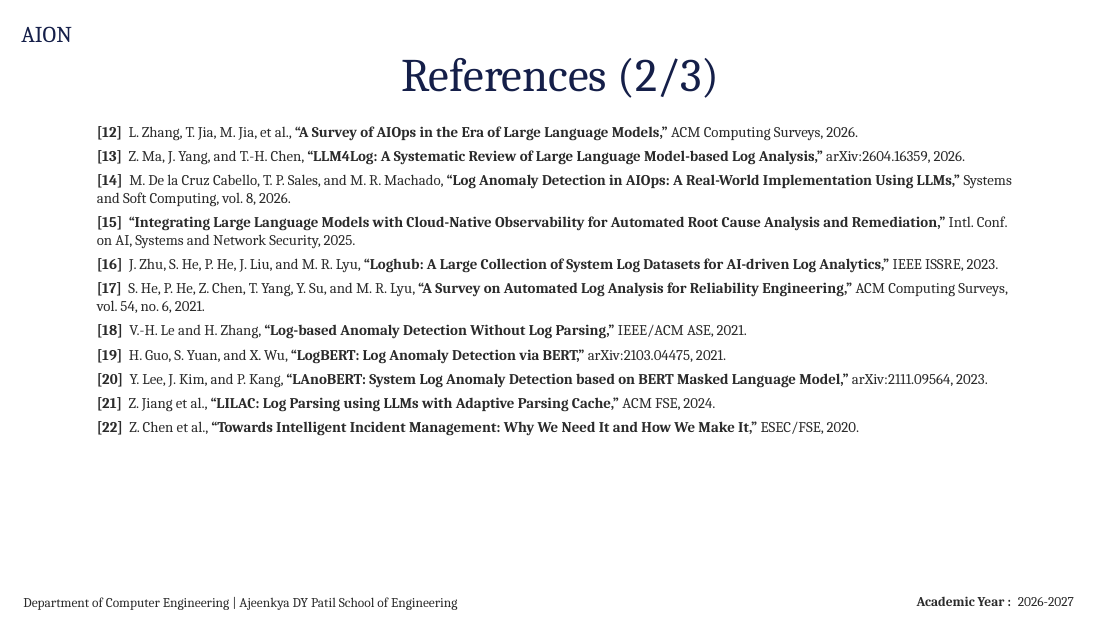
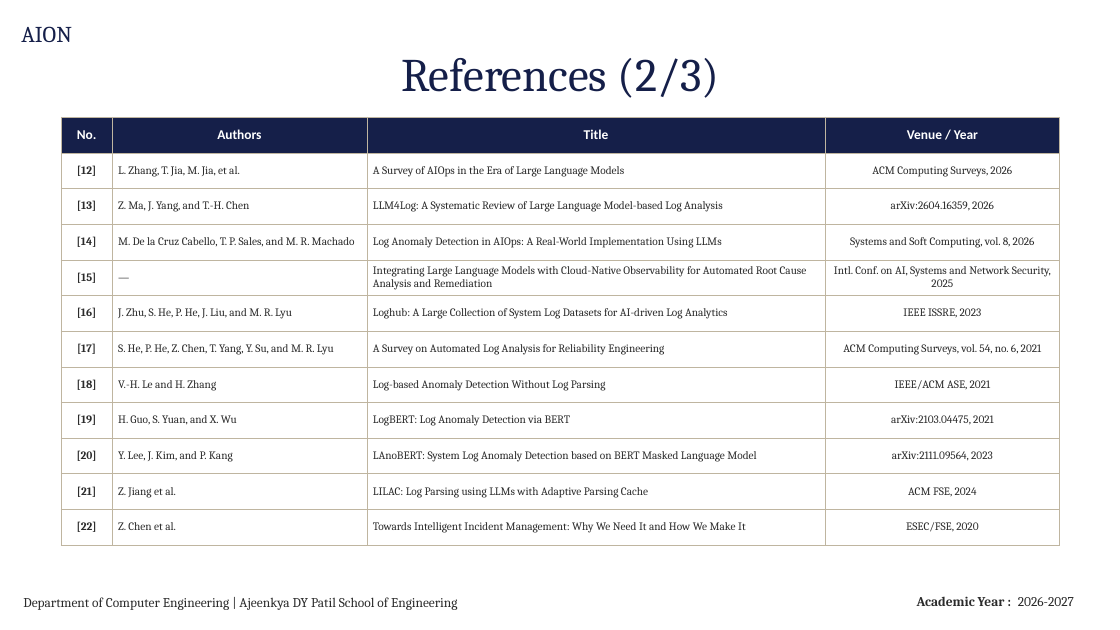
Before and after one commit to aditya-bheke/AION, a slide deck: slide 21 of docs/presentations/AION_Project_Review.pptx. Drawn at 1120x630 pixels with LibreOffice and Linux fonts; fonts in the diff are those of the drawing; background and template pictures are left out. Boxes give left, top, right and bottom in pixels: in the first picture for what was removed or moved away, otherwise in the second. Text is boxed around its words. In the diff, an @@ line names an element or a change of style, - is before the commit and + after.

```diff
--- a/docs/presentations/AION_Project_Review.pptx
+++ b/docs/presentations/AION_Project_Review.pptx
@@ table added at (61, 117, 1059, 537), 12 rows, 4 columns @@
+No. | Authors | Title | Venue / Year
+[12] | L. Zhang, T. Jia, M. Jia, et al. | A Survey of AIOps in the Era of Large Language Models | ACM Computing Surveys, 2026
+[13] | Z. Ma, J. Yang, and T.-H. Chen | LLM4Log: A Systematic Review of Large Language Model-based Log Analysis | arXiv:2604.16359, 2026
+[14] | M. De la Cruz Cabello, T. P. Sales, and M. R. Machado | Log Anomaly Detection in AIOps: A Real-World Implementation Using LLMs | Systems and Soft Computing, vol. 8, 2026
+[15] | — | Integrating Large Language Models with Cloud-Native Observability for Automated Root Cause Analysis and Remediation | Intl. Conf. on AI, Systems and Network Security, 2025
+[16] | J. Zhu, S. He, P. He, J. Liu, and M. R. Lyu | Loghub: A Large Collection of System Log Datasets for AI-driven Log Analytics | IEEE ISSRE, 2023
+[17] | S. He, P. He, Z. Chen, T. Yang, Y. Su, and M. R. Lyu | A Survey on Automated Log Analysis for Reliability Engineering | ACM Computing Surveys, vol. 54, no. 6, 2021
+[18] | V.-H. Le and H. Zhang | Log-based Anomaly Detection Without Log Parsing | IEEE/ACM ASE, 2021
+[19] | H. Guo, S. Yuan, and X. Wu | LogBERT: Log Anomaly Detection via BERT | arXiv:2103.04475, 2021
+[20] | Y. Lee, J. Kim, and P. Kang | LAnoBERT: System Log Anomaly Detection based on BERT Masked Language Model | arXiv:2111.09564, 2023
+[21] | Z. Jiang et al. | LILAC: Log Parsing using LLMs with Adaptive Parsing Cache | ACM FSE, 2024
+[22] | Z. Chen et al. | Towards Intelligent Incident Management: Why We Need It and How We Make It | ESEC/FSE, 2020
@@ text removed at (97, 126, 1012, 436) @@
-[12] L. Zhang, T. Jia, M. Jia, et al., “A Survey of AIOps in the Era of Large Language Models,” ACM Computing Surveys, 2026.
-[13] Z. Ma, J. Yang, and T.-H. Chen, “LLM4Log: A Systematic Review of Large Language Model-based Log Analysis,” arXiv:2604.16359, 2026.
-[14] M. De la Cruz Cabello, T. P. Sales, and M. R. Machado, “Log Anomaly Detection in AIOps: A Real-World Implementation Using LLMs,” Systems and Soft Computing, vol. 8, 2026.
-[15] “Integrating Large Language Models with Cloud-Native Observability for Automated Root Cause Analysis and Remediation,” Intl. Conf. on AI, Systems and Network Security, 2025.
-[16] J. Zhu, S. He, P. He, J. Liu, and M. R. Lyu, “Loghub: A Large Collection of System Log Datasets for AI-driven Log Analytics,” IEEE ISSRE, 2023.
-[17] S. He, P. He, Z. Chen, T. Yang, Y. Su, and M. R. Lyu, “A Survey on Automated Log Analysis for Reliability Engineering,” ACM Computing Surveys, vol. 54, no. 6, 2021.
-[18] V.-H. Le and H. Zhang, “Log-based Anomaly Detection Without Log Parsing,” IEEE/ACM ASE, 2021.
-[19] H. Guo, S. Yuan, and X. Wu, “LogBERT: Log Anomaly Detection via BERT,” arXiv:2103.04475, 2021.
-[20] Y. Lee, J. Kim, and P. Kang, “LAnoBERT: System Log Anomaly Detection based on BERT Masked Language Model,” arXiv:2111.09564, 2023.
-[21] Z. Jiang et al., “LILAC: Log Parsing using LLMs with Adaptive Parsing Cache,” ACM FSE, 2024.
-[22] Z. Chen et al., “Towards Intelligent Incident Management: Why We Need It and How We Make It,” ESEC/FSE, 2020.
```
Also in this commit, not shown: 2 other slides changed, 1 other file.
